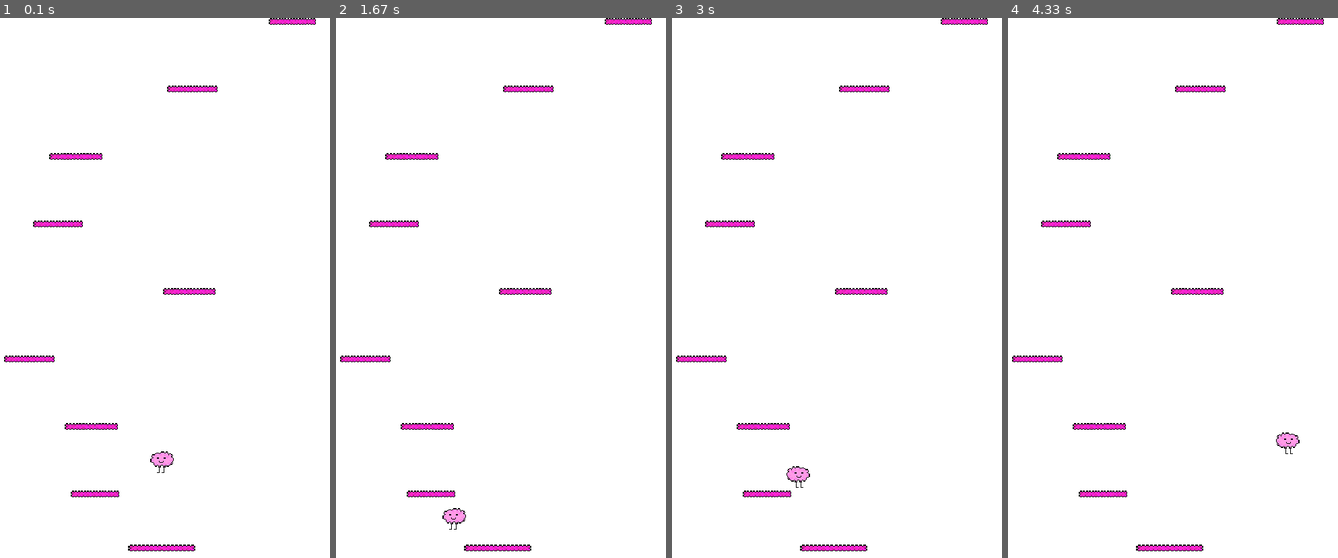
Above: before the commit, frames 1-4 (left to right).
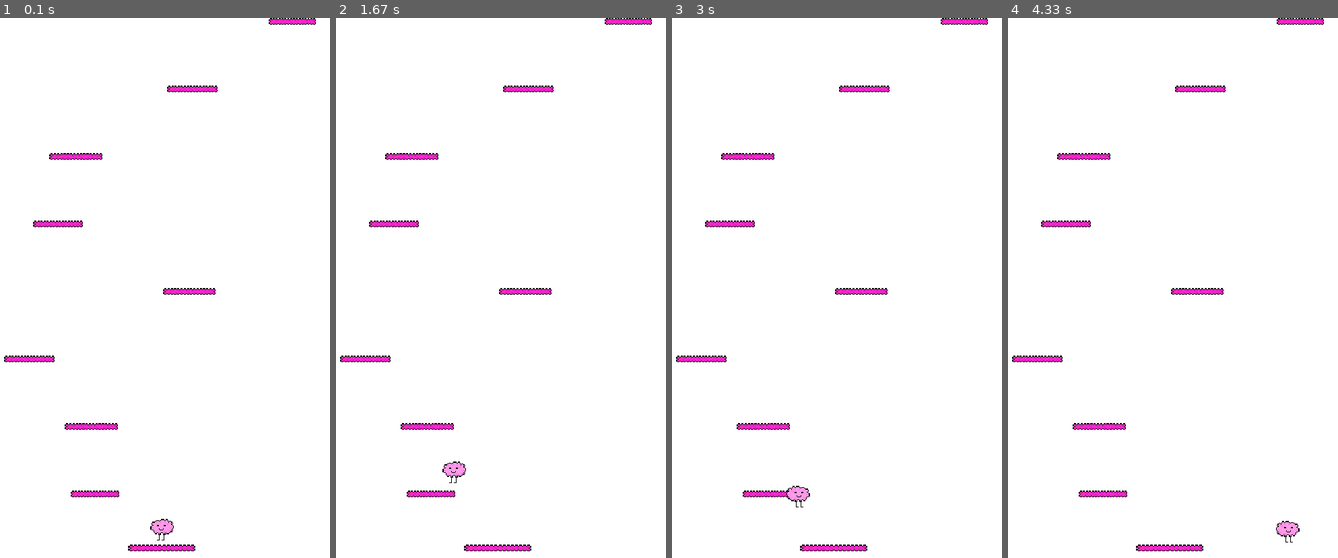
Above: after the commit, the same moments.

Repository: rico-0989903/WP1-BrainmanJump
Game: pygame game, started from game.py
Same seed, same stepped clock (60 frames per second), same inputs: the game is played once before the commit and once after it.
Inputs:
- Up to frame 1 (0.1 s): no input
- Up to frame 2 (1.67 s): hold D 0.33-0.8 s; hold D 0.83-1.3 s; hold A from 1.33 s (still down)
- Up to frame 3 (3 s): release A at 1.87 s; hold A 1.9-2.3 s; hold D 2.33-2.97 s
- Up to frame 4 (4.33 s): hold A 3-3.47 s; hold D 3.5-3.97 s; hold D from 4 s (still down)

The runs differ from the first frame. In frame 1, 0.3% of the frame differs, in the area x 45-53%, y 80-97%; in frame 2, 0.3%; in frame 3, 0.3%; in frame 4, 0.3%.

Commit message:
Bug fix (player falling through platforms)

Diff:
--- a/game.py
+++ b/game.py
@@ -1,3 +1,4 @@
+from cmath import rect
 import pygame
 import random
 
@@ -45,15 +46,19 @@
         self.vel_y = 0
         self.dy = 0
 
+    # prints character on screen
     def draw(self):
         screen.blit(pygame.transform.flip(self.image, self.flip, False), self.rect)
 
+    # movement right
     def MoveRight(self):
         self.rect.x += SPEED
 
+    # movent left
     def MoveLeft(self):
         self.rect.x -= SPEED
 
+    # Jumping
     def JumpUp(self):
         self.dy = 0
         self.vel_y = -JUMP_STRENGTH
@@ -74,18 +79,27 @@
         self.dy += self.vel_y
         self.rect.y += self.dy
 
-        #Corrects border collision
+        # side switch
         if self.rect.x < 0:
             self.rect.x = SCREEN_WIDTH
         if self.rect.x > SCREEN_WIDTH:
             self.rect.x = 0
+
+        # temp bottom screen collision
         if self.rect.bottom + self.dy > SCREEN_HEIGT:
             self.JumpUp()
 
+        # platform collision
         for platform in platform_group:
+            # checks if player is colliding with the platforms
             if platform.rect.colliderect(self.rect.x, self.rect.y + self.dy, 35, 35):
+                # checks if player is above the platform
                 if self.rect.bottom < platform.rect.centery:
-                    if self.vel_y > 0:
+                    # checks if player is falling down
+                    if self.dy > 0:
+                        # puts player flat on the platform for clean looks
+                        self.rect.bottom = platform.rect.top
+                        self.dy = 0
                         self.JumpUp()
 
 
@@ -109,7 +123,7 @@
 
 # game loop
 run = True
-brainman = Player(SCREEN_WIDTH // 2, SCREEN_HEIGT - 150)
+brainman = Player(SCREEN_WIDTH // 2, SCREEN_HEIGT - 50)
 while run:
 
     #set framerate
@@ -124,8 +138,6 @@
 
     brainman.draw()
 
-
-
     #movement set
     brainman.MoveCheck()
 
